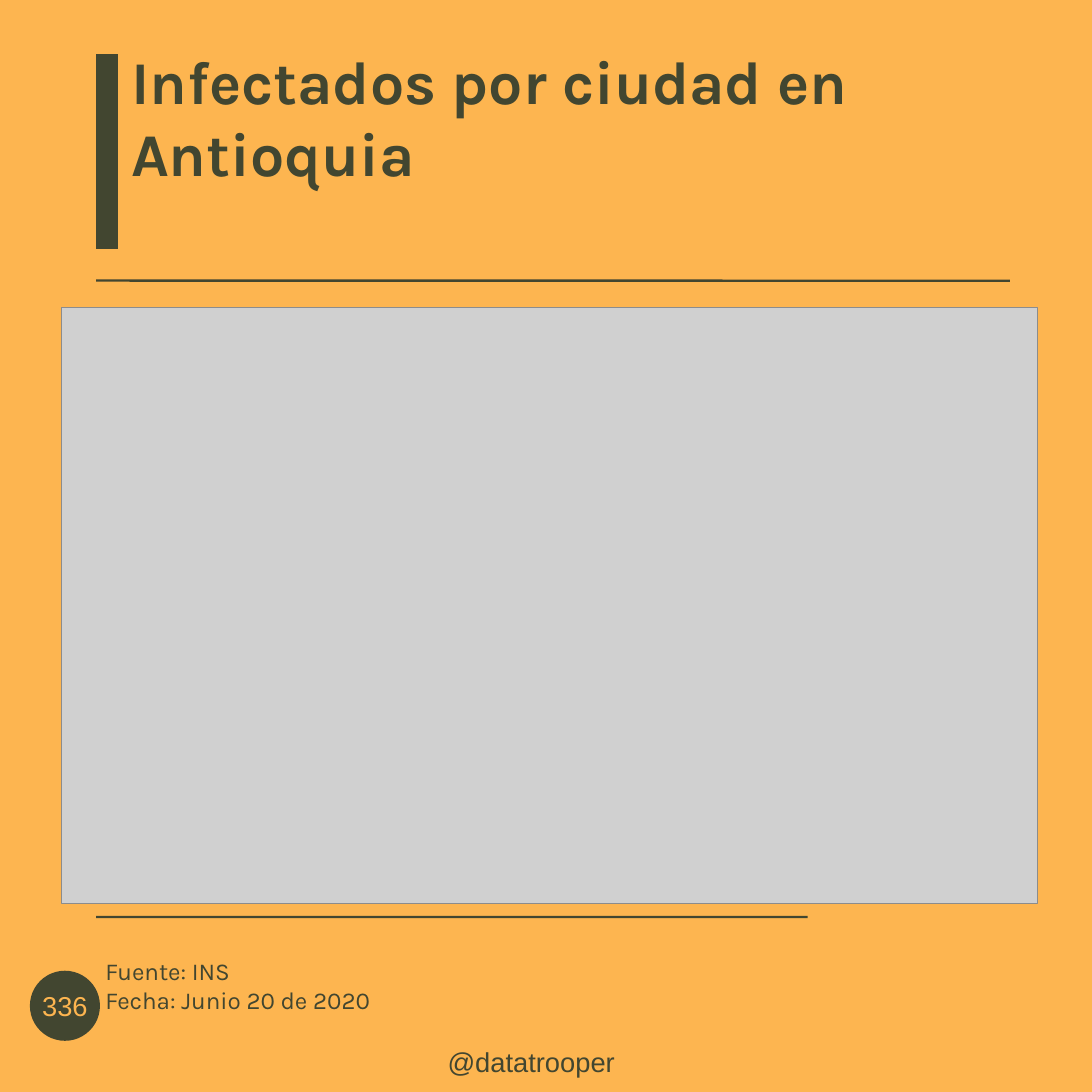
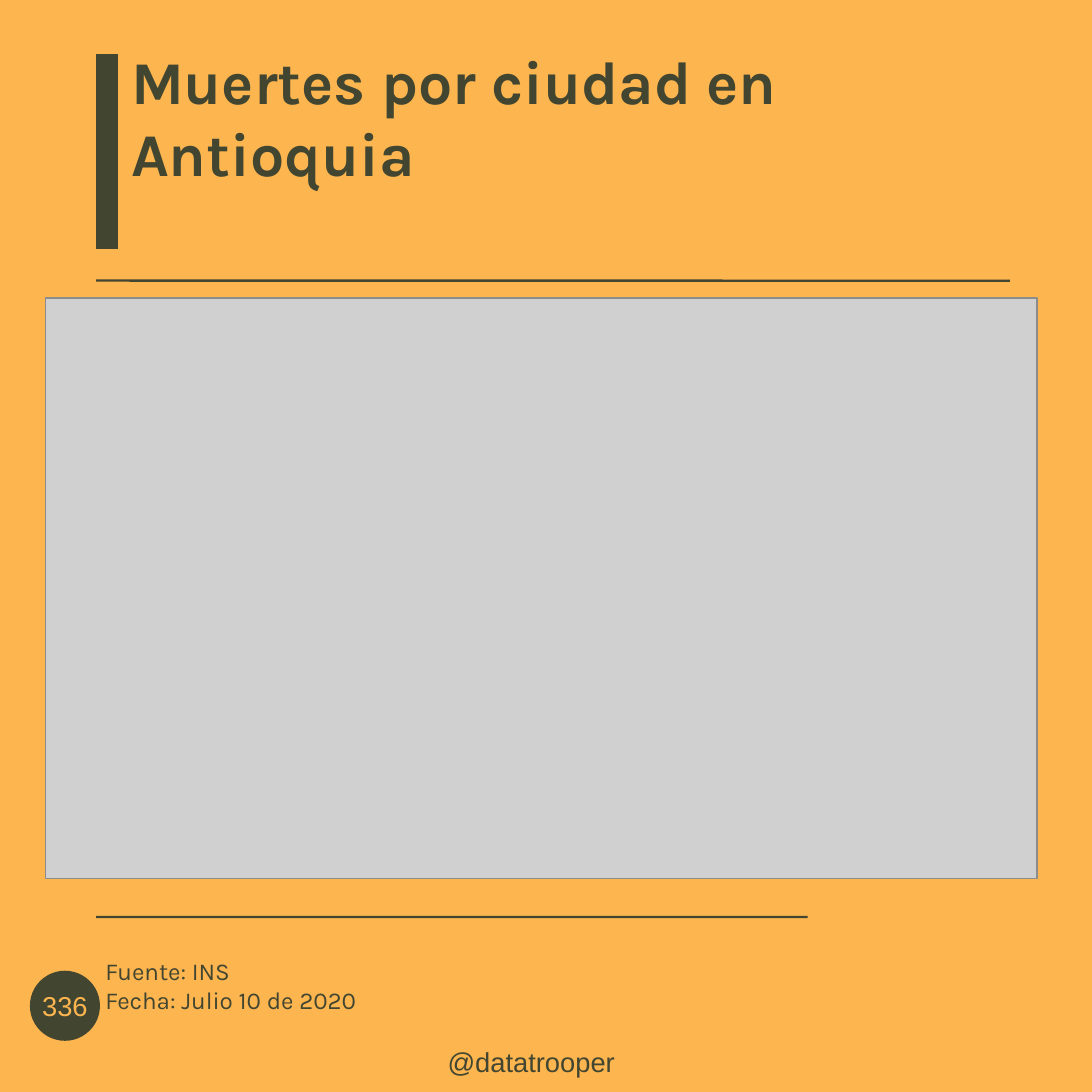
Before and after one commit to datatrooper/instatrooper, a slide deck: slide 7 of styles/covid antioquia junio 22.odp (slide 10 before the commit). Drawn at 1092x1092 pixels with LibreOffice and Linux fonts; fonts in the diff are those of the drawing; grey boxes stand for pictures; background and template pictures are left out. Boxes give left, top, right and bottom in pixels: in the first picture for what was removed or moved away, otherwise in the second. Text is boxed around its words. In the diff, an @@ line names an element or a change of style, - is before the commit and + after.

```diff
--- a/styles/covid antioquia junio 22.odp
+++ b/styles/covid antioquia junio 22.odp
@@ title at (x1=131, y1=61, x2=777, y2=191): text changed @@
-Infectados por ciudad en Antioquia
+Muertes por ciudad en Antioquia
@@ picture resized from (x1=61, y1=308, x2=1037, y2=904) to (x1=45, y1=298, x2=1036, y2=879) @@
@@ text at (x1=105, y1=964, x2=356, y2=1010): text changed @@
-Fuente: INS
-Fecha: Junio 20 de 2020
+Fuente: INS
+Fecha: Julio 10 de 2020
```
Also in this commit, not shown: 5 other slides changed, 4 slides added, 5 slides removed, 25 other files.
